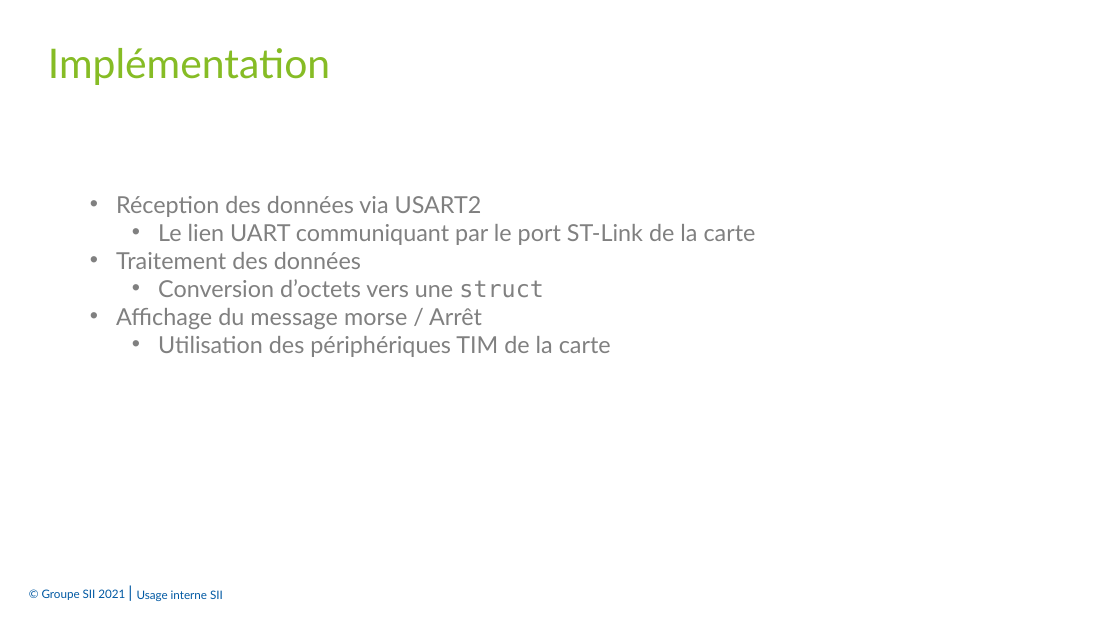
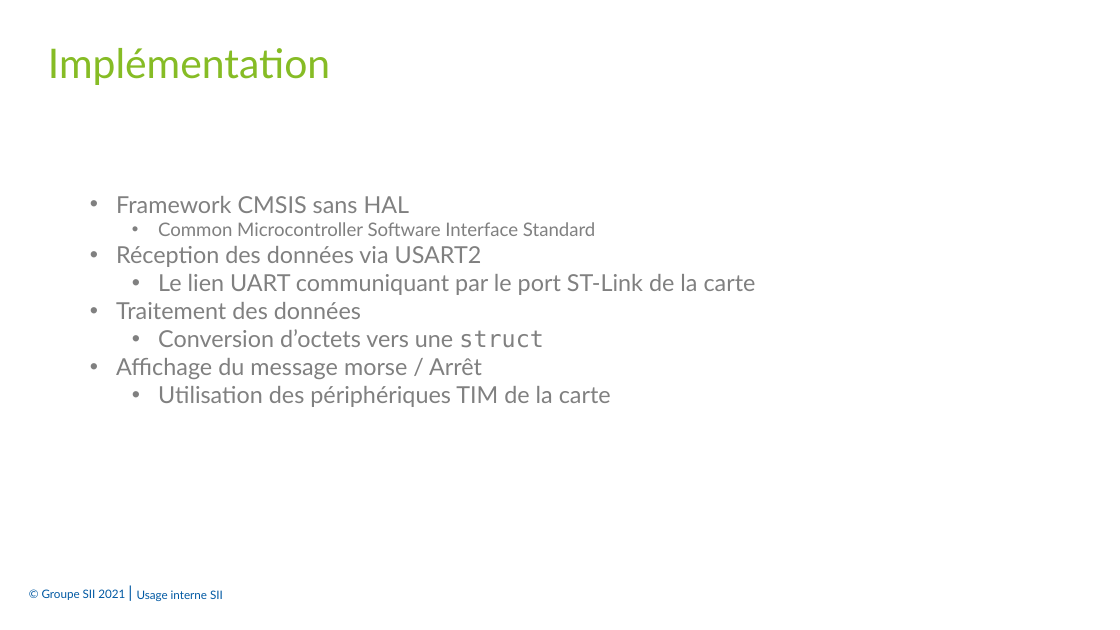
Before and after one commit to FufuAkuseru/TP-morse, a slide deck: slide 13 of presentation_finale.pptm. Drawn at 1120x630 pixels with LibreOffice and Linux fonts; fonts in the diff are those of the drawing; background and template pictures are left out. Boxes give left, top, right and bottom in pixels: in the first picture for what was removed or moved away, otherwise in the second. Text is boxed around its words. In the diff, an @@ line names an element or a change of style, - is before the commit and + after.

```diff
--- a/presentation_finale.pptm
+++ b/presentation_finale.pptm
@@ text at bbox=[116, 196, 595, 236]: paragraphs added @@
+  • Framework CMSIS sans HAL
+    • Common Microcontroller Software Interface Standard
```
Also in this commit, not shown: 5 other slides changed, 1 slide added, 2 other files.
